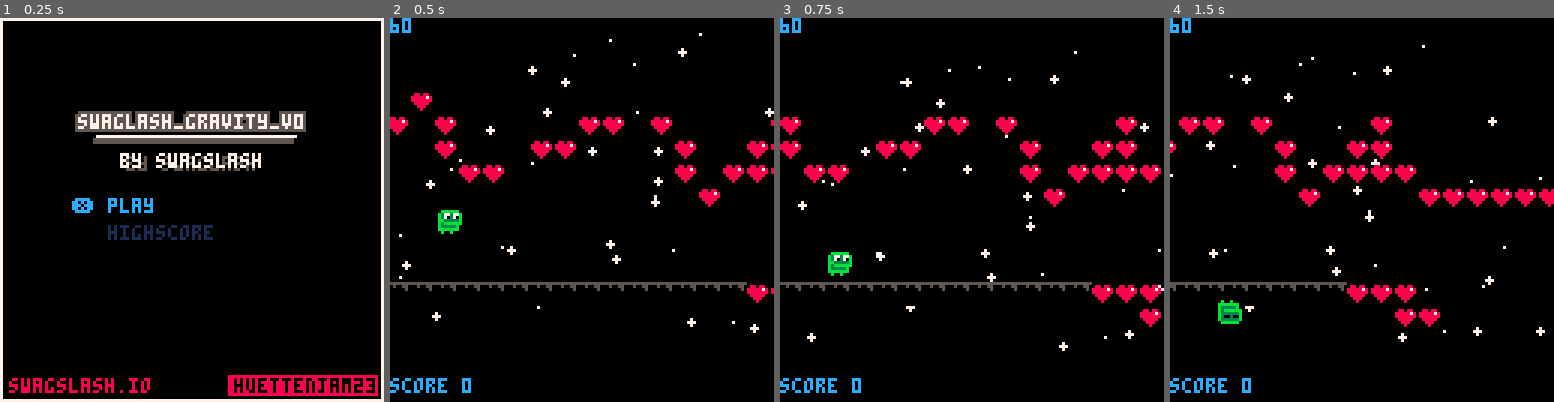
Above: before the commit, frames 1-4 (left to right).
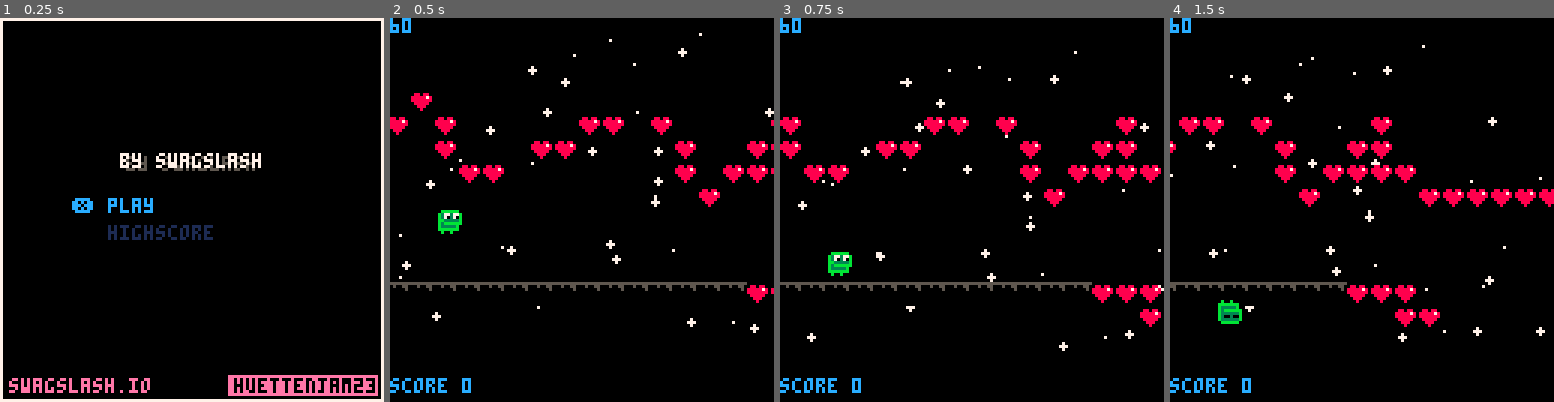
Above: after the commit, the same moments.

Repository: swagslash/huettenjam2023
Game: PICO-8 cartridge huettenjam2023.p8
Two runs of this game, one before a commit and one after it. Both use one fixed random seed, a clock stepped at 60 frames per second and the inputs below.
Inputs:
- Up to frame 1 (0.25 s): no input
- Up to frame 2 (0.5 s): tap X (X key) at 0.33 s
- Up to frame 3 (0.75 s): no input
- Up to frame 4 (1.5 s): tap X (X key) at 1.07 s

The runs differ from the first frame. In frame 1, 6.4% of the frame differs, in the area x 2-99%, y 24-99%; in frame 2, nothing differs; in frame 3, nothing differs; in frame 4, nothing differs.

Commit message:
add logo to menu

Diff:
--- a/huettenjam2023.p8
+++ b/huettenjam2023.p8
@@ -20,14 +20,14 @@
 bb8aa882ff888fffff9999ffb33333bfb33333bfb33883bfffffffffffffffffffffffffffffffffffffffffffffffffffffffffffffffffffffffffffffffff
 b88aaa88fff8fffff888888fbbbbbbbfbbbbbbbfb33883bfffffffffffffffffffffffffffffffffffffffffffffffffffffffffffffffffffffffffffffffff
 88aaaaa8fffffffff888888ffbffbffffbffbffffbbbbbbbffffffffffffffffffffffffffffffffffffffffffffffffffffffffffffffffffffffffffffffff
-ffffffff5555555555555555ffffffffffffffffffffffffffffffffffffffffffffffffffffffffffffffffffffffffffffffffffffffffffffffffffffffff
-ffffffff0050055000500550f77ffffff77ffffff777777fffffffff77fff77ff777777ff777777ff77ffffff7777fffffffffffffffffffffffffffffffffff
-ffffffff0000005000000050f77ffffff77ffffff77ff77fffffffff77fff77ff77ff77ff77ff77ff77ffffff77ff77fffffffffffffffffffffffffffffffff
-ffffffff0000000000000000f77ffffff77ffffff77ff77fffffffff77f7f77ff77ff77ff77ff77ff77ffffff77ff77fffffffffffffffffffffffffffffffff
-ffffffff0000000000000000f77ffffff77ffffff77ff77fffffffff7777777ff77ff77ff7777ffff77ffffff77ff77fffffffffffffffffffffffffffffffff
-ffffffff0000000000000000f77ffffff77ffffff77ff77fffffffff777f777ff77ff77ff77ff77ff77ffffff77ff77fffffffffffffffffffffffffffffffff
-ffffffff0000000000000000f777777ff777777ff777777fffffffff77fff77ff777777ff77ff77ff777777ff777777fffffffffffffffffffffffffffffffff
-ffffffff0000000000000000ffffffffffffffffffffffffffffffffffffffffffffffffffffffffffffffffffffffffffffffffffffffffffffffffffffffff
+fb55555f5555555555555555ffffffffffffffffffffffffffffffffffffffffffffffffffffffffffffffffffffffffffffffffffffffffffffffffffffffff
+b556666b0050055000500550f77ffffff77ffffff777777fffffffff77fff77ff777777ff777777ff77ffffff7777fffffffffffffffffffffffffffffffffff
+5bbbbbbb0000005000000050f77ffffff77ffffff77ff77fffffffff77fff77ff77ff77ff77ff77ff77ffffff77ff77fffffffffffffffffffffffffffffffff
+5aabbaa60000000000000000f77ffffff77ffffff77ff77fffffffff77f7f77ff77ff77ff77ff77ff77ffffff77ff77fffffffffffffffffffffffffffffffff
+5aaaaaa60000000000000000f77ffffff77ffffff77ff77fffffffff7777777ff77ff77ff7777ffff77ffffff77ff77fffffffffffffffffffffffffffffffff
+5aaaaaa60000000000000000f77ffffff77ffffff77ff77fffffffff777f777ff77ff77ff77ff77ff77ffffff77ff77fffffffffffffffffffffffffffffffff
+5aaaaaa60000000000000000f777777ff777777ff777777fffffffff77fff77ff777777ff77ff77ff777777ff777777fffffffffffffffffffffffffffffffff
+5aaaaaa60000000000000000ffffffffffffffffffffffffffffffffffffffffffffffffffffffffffffffffffffffffffffffffffffffffffffffffffffffff
 ffffffffffffffffffffffffffffffffffffffffffffffffffffffffffffffffffffffffffffffffffffffffffffffffffffffffffffffffffffffffffffffff
 ffffffffffffffffffffffffffffffffffffffffffffffffffffffffffffffffffffffffffffffffffffffffffffffffffffffffffffffffffffffffffffffff
 ffffffffffffffffffffffffffffffffffffffffffffffffffffffffffffffffffffffffffffffffffffffffffffffffffffffffffffffffffffffffffffffff
--- a/scripts/game.lua
+++ b/scripts/game.lua
@@ -34,12 +34,6 @@
     act_draw = draw_game
 
     camera(0, 0)
-
-    -- set black to not transparent
-    -- and caucasian male skin tone to transparent
-    palt(0, false)
-    palt(15, true)
-
     snow = {}
     for x = 1, 60 do
         init_snowflake(x)
--- a/scripts/main.lua
+++ b/scripts/main.lua
@@ -5,6 +5,11 @@
 cartdata(game_title)
 
 function _init()
+    -- set black to not transparent
+    -- and caucasian male skin tone to transparent
+    palt(0, false)
+    palt(15, true)
+
     open_menu()
 end
 
--- a/scripts/menu.lua
+++ b/scripts/menu.lua
@@ -31,19 +31,20 @@
     rect(0,0,127,127,7)
 
     -- TODO write cool sprites here instead of ugly text
-    outline_print(game_title, 64 - #game_title*4 / 2, title_y, 7, 5, 1)
-    rectfill(32,title_y+7,98,title_y+7,7)
-    rectfill(31,title_y+8,97,title_y+9,5)
+    spr(192, 30, title_y - 20, 9, 5)
+    -- outline_print(game_title, 64 - #game_title*4 / 2, title_y, 7, 5, 1)
+    -- rectfill(32,title_y+10,98,title_y+10,7)
+    -- rectfill(31,title_y+13,97,title_y+13,5)
 
     print_center("by swaglash", title_y+14, 5)
     print_center("by swagslash", title_y+13, 7) -- shadow
 
-    rectfill(76, 119, 125, 125, 8)
+    rectfill(76, 119, 125, 125, 14)
     print("huettenjam23", 78, 120, 0)
 
     draw_selection();
 
-    print("swagslash.io", 3, 120, 8)
+    print("swagslash.io", 3, 120, 14)
 end
 
 function draw_selection()
